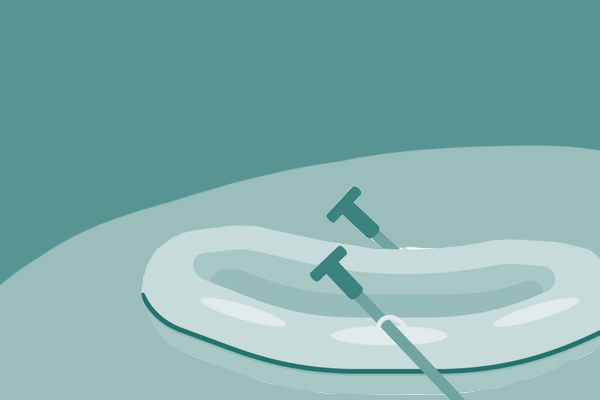
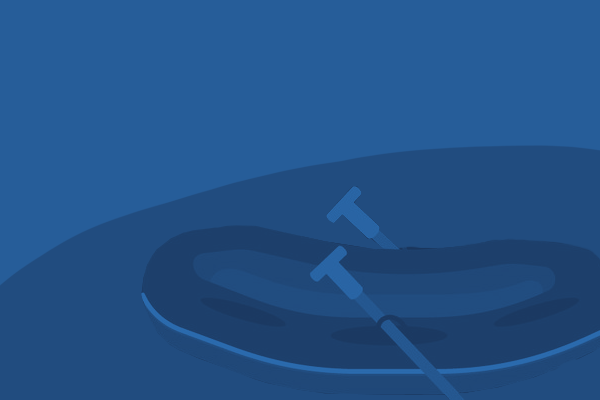
Revision of a layered w=600, h=400 image; what changed, layer by layer:
pixels changed over left=0, top=0, right=600, bottom=400 (layer not identified)
